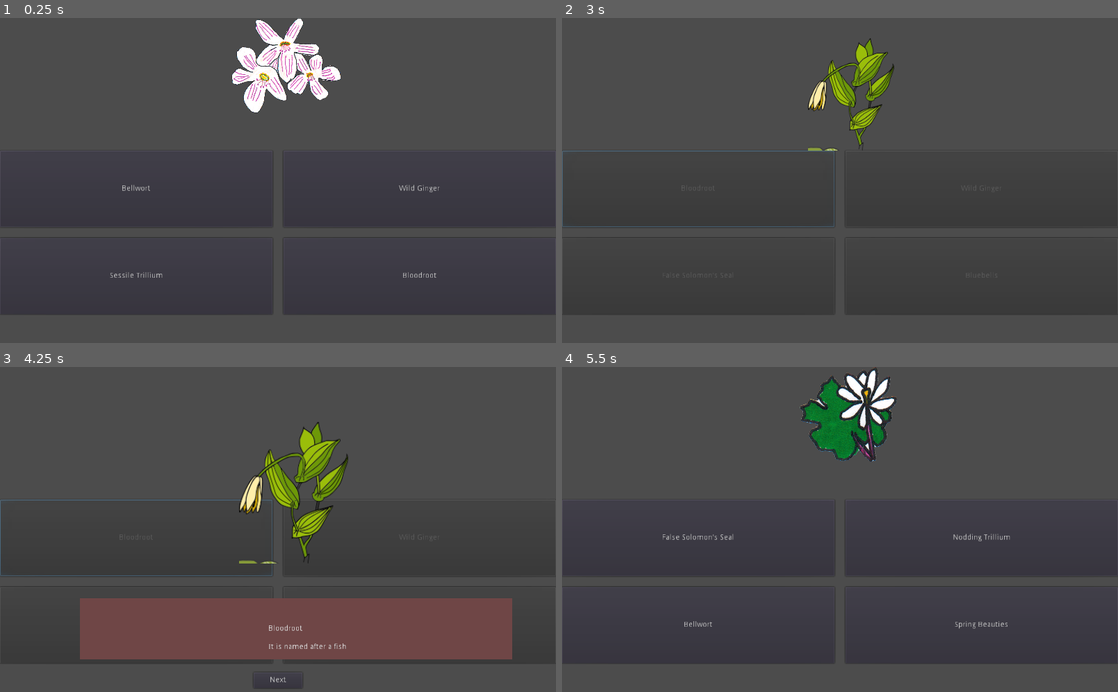
Above: before the commit, frames 1-4 (two rows, left to right).
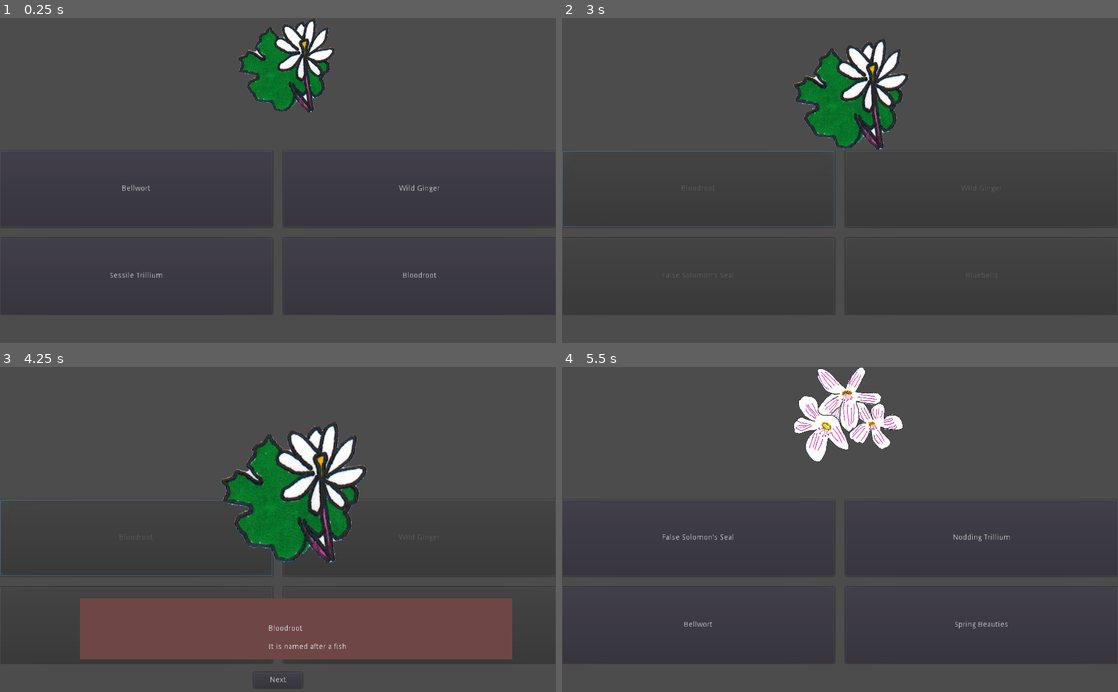
Above: after the commit, the same moments.

Repository: the-g-force/2021-April
Game: Godot game, scene res://src/GameFrame.tscn
Two runs of this game, one before a commit and one after it. Both use one fixed random seed, a clock stepped at 60 frames per second and the inputs below. This scene is started directly instead of the project's main scene. The engine's default icon, where the game draws it, is replaced by a stand-in: a white triangle on a blue panel in a dark square.
Inputs:
- Up to frame 1 (0.25 s): no input
- Up to frame 2 (3 s): click "Bellwort" at 0.5 s; click "Next" at 1.25 s; click "Bloodroot" at 2.75 s
- Up to frame 3 (4.25 s): no input
- Up to frame 4 (5.5 s): click "Next" at 4.25 s

The runs differ from the first frame. In frame 1, 3.6% of the frame differs, in the area x 41-62%, y 0-30%; in frame 2, 4.6%; in frame 3, 7.1%, in the area x 39-66%, y 16-61%; in frame 4, 3.6%.

Commit message:
Fix randomization

Diff:
--- a/project/src/Flowers.gd
+++ b/project/src/Flowers.gd
@@ -35,7 +35,7 @@
 	{
 		"name": "Wild Ginger",
 		"image": preload("res://assets/flowers/ginger.png"),
-		"fact": "It is a placeholder"
+		"fact": "Bruised roots and stems emit a ginger-like aroma."
 	},
 	{
 		"name": "Jack-in-the-Pulpit",
@@ -45,7 +45,7 @@
 	{
 		"name": "Nodding Trillium",
 		"image": preload("res://assets/flowers/nodding-trillium.png"),
-		"fact": "It is a placeholder"
+		"fact": "The short stalk of this flower is curved so that the flower hangs beneath the leaves."
 	},
 	{
 		"name": "Sessile Trillium",
--- a/project/src/GuessingGame.gd
+++ b/project/src/GuessingGame.gd
@@ -10,10 +10,10 @@
 
 func _ready():
 	var options = FLOWERS
-	_flower_image.texture = options[0].image
+	options.shuffle()
 
-	options.shuffle()
 	var correct_index := randi() % 4
+	_flower_image.texture = options[correct_index].image
 
 	for i in range(0,4):
 		var b := _button_grid.get_child(i)
